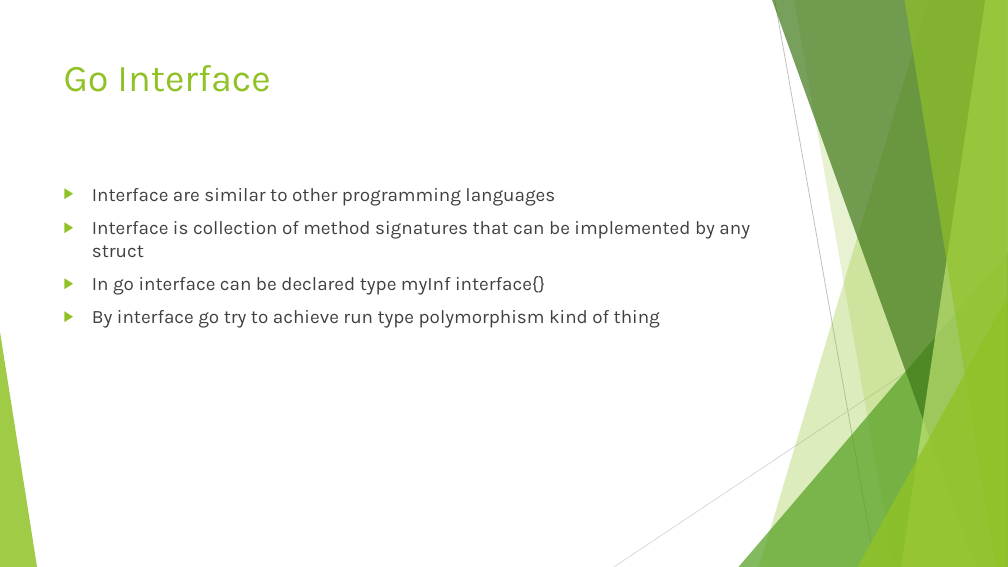
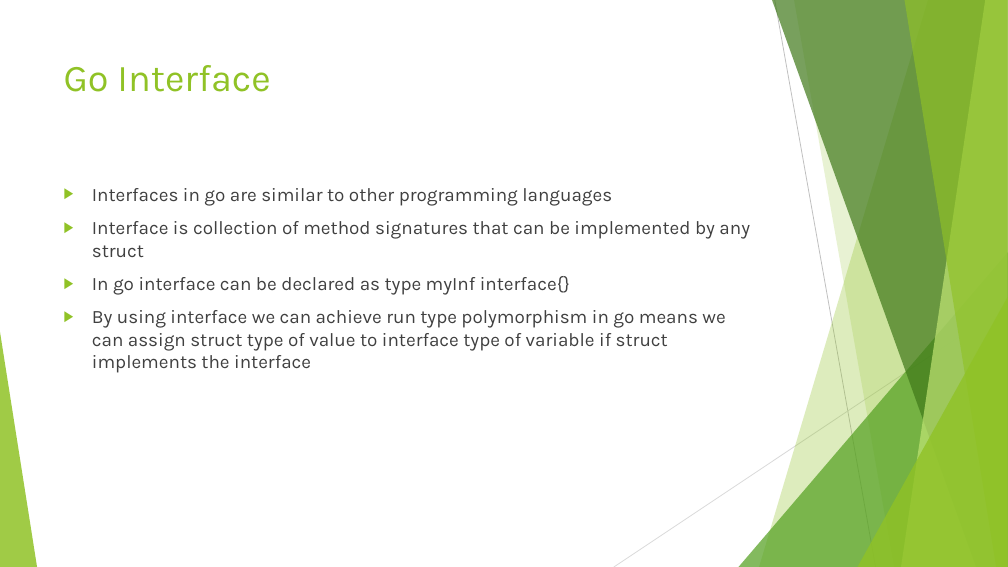
Before and after one commit to vivekdubeydeveloper/goquickstart, a slide deck: slide 33 of goquickstart.pptx. Drawn at 1008x567 pixels with LibreOffice and Linux fonts; fonts in the diff are those of the drawing. Boxes give left, top, right and bottom in pixels: in the first picture for what was removed or moved away, otherwise in the second. Text is boxed around its words. In the diff, an @@ line names an element or a change of style, - is before the commit and + after.

```diff
--- a/goquickstart.pptx
+++ b/goquickstart.pptx
@@ text at [92,188,612,206]: text changed @@
-▶ Interface are similar to other programming languages
+▶ Interfaces in go are similar to other programming languages
@@ text at [92,276,725,373]: text changed @@
-▶ In go interface can be declared type myInf interface{}
-▶ By interface go try to achieve run type polymorphism kind of thing
+▶ In go interface can be declared as type myInf interface{}
+▶ By using interface we can achieve run type polymorphism in go means we can assign struct type of value to interface type of variable if struct implements the interface
```
Also in this commit, not shown: 3 other slides changed, 4 slides added, 13 other files.
